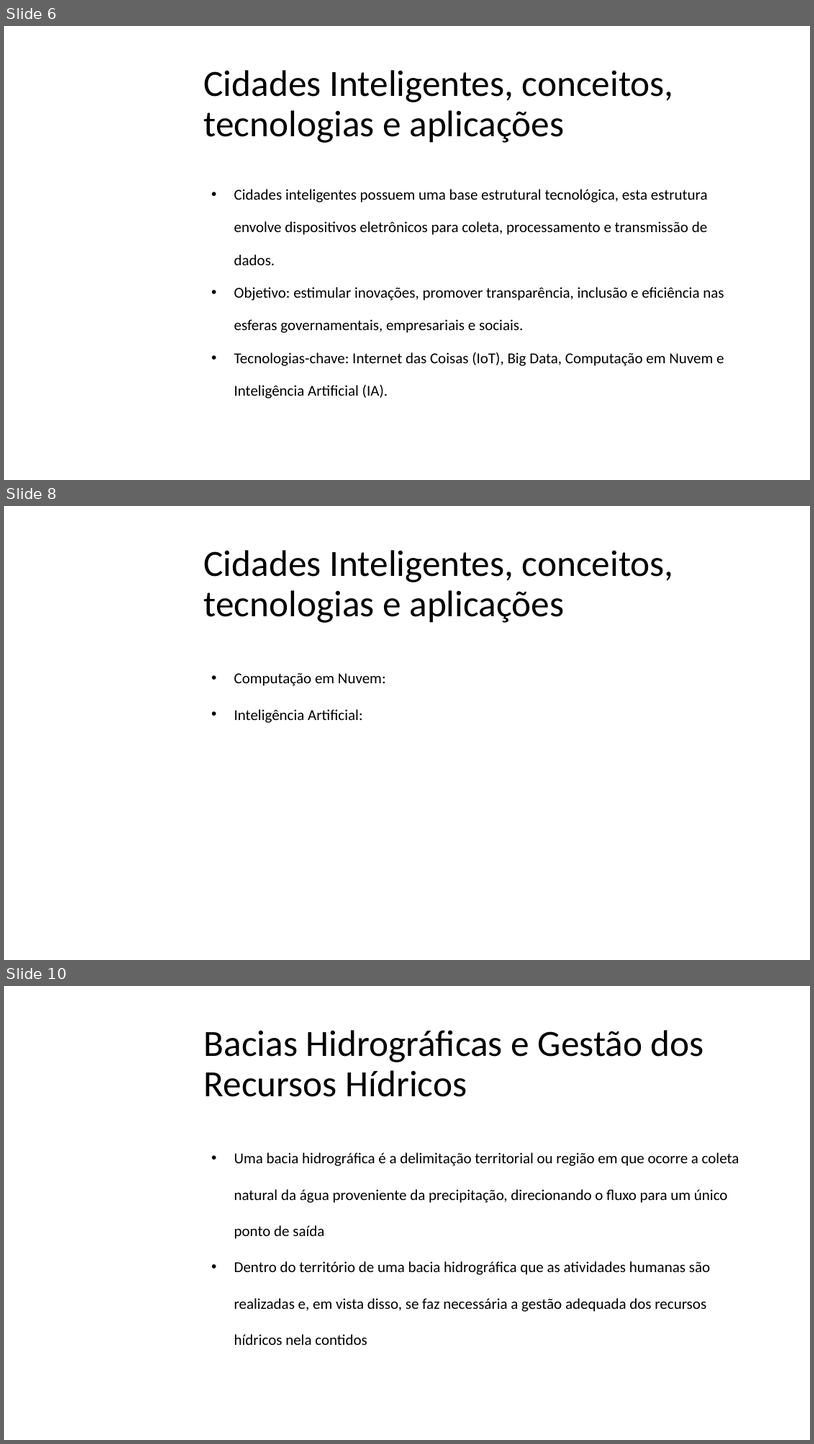
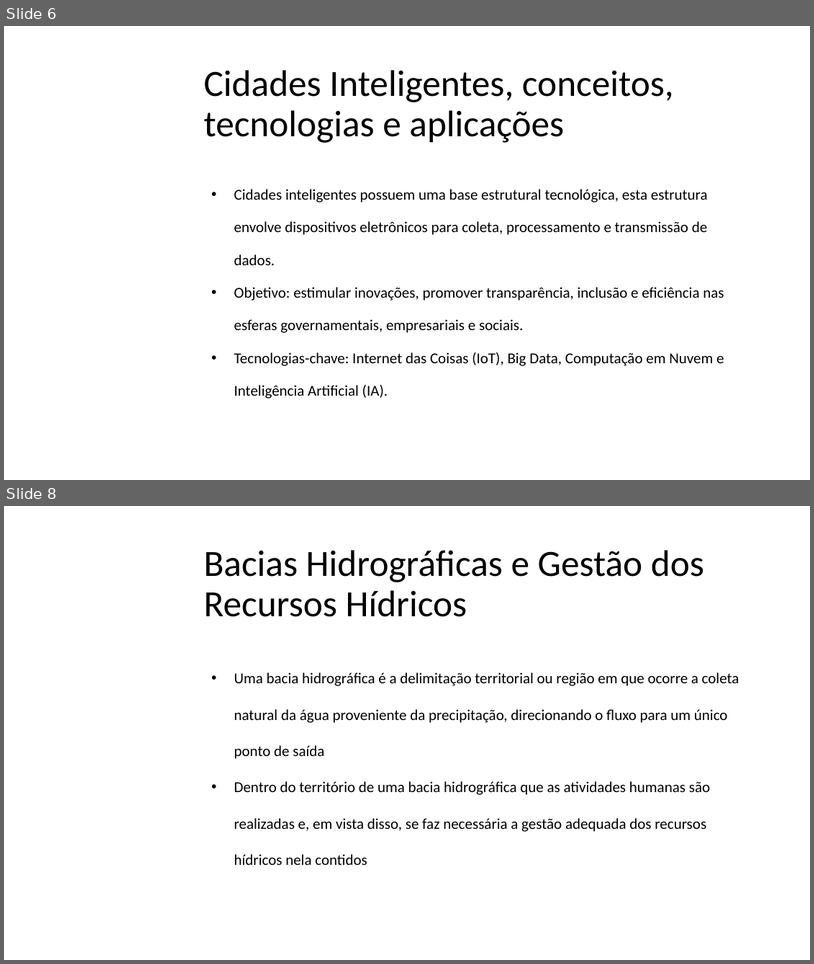
Before and after one commit to emiliobiasi/IniciacaoCientifica, a slide deck: RELATÓRIO FINAL E RESUMO/Emílio-apresentação_IC_IT .pptx. Shown one above the other, each under a label of ours: slides 6, 8 and 10 before the commit, slides 6 and 8 after it; the slides between them are not shown. The pictures are 814x1444 and 814x964 pixels, drawn with LibreOffice and Linux fonts; fonts in the diff are those of the drawing; background and template pictures are left out. Boxes give left, top, right and bottom in pixels: in the first picture for what was removed or moved away, otherwise in the second. Text is boxed around its words. In the diff, an @@ line names an element or a change of style, - is before the commit and + after.

```diff
--- a/RELATÓRIO FINAL E RESUMO/Emílio-apresentação_IC_IT .pptx
+++ b/RELATÓRIO FINAL E RESUMO/Emílio-apresentação_IC_IT .pptx
@@ slide 8 removed at (x1=4, y1=506, x2=810, y2=960), background picture (left out) @@
@@ title removed at (x1=204, y1=550, x2=674, y2=623) @@
-Cidades Inteligentes, conceitos, tecnologias e aplicações
@@ text removed at (x1=234, y1=673, x2=386, y2=723) @@
-• Computação em Nuvem:
-• Inteligência Artificial:
@@ what was slide 10 is now slide 8 @@
```
Also in this commit, not shown: 4 slides changed, 1 other slide removed.
